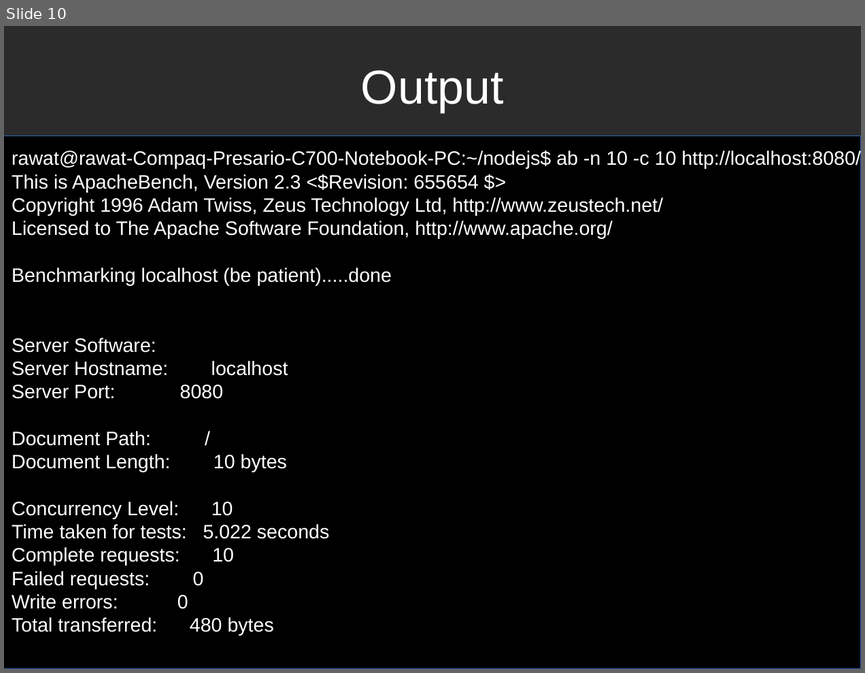
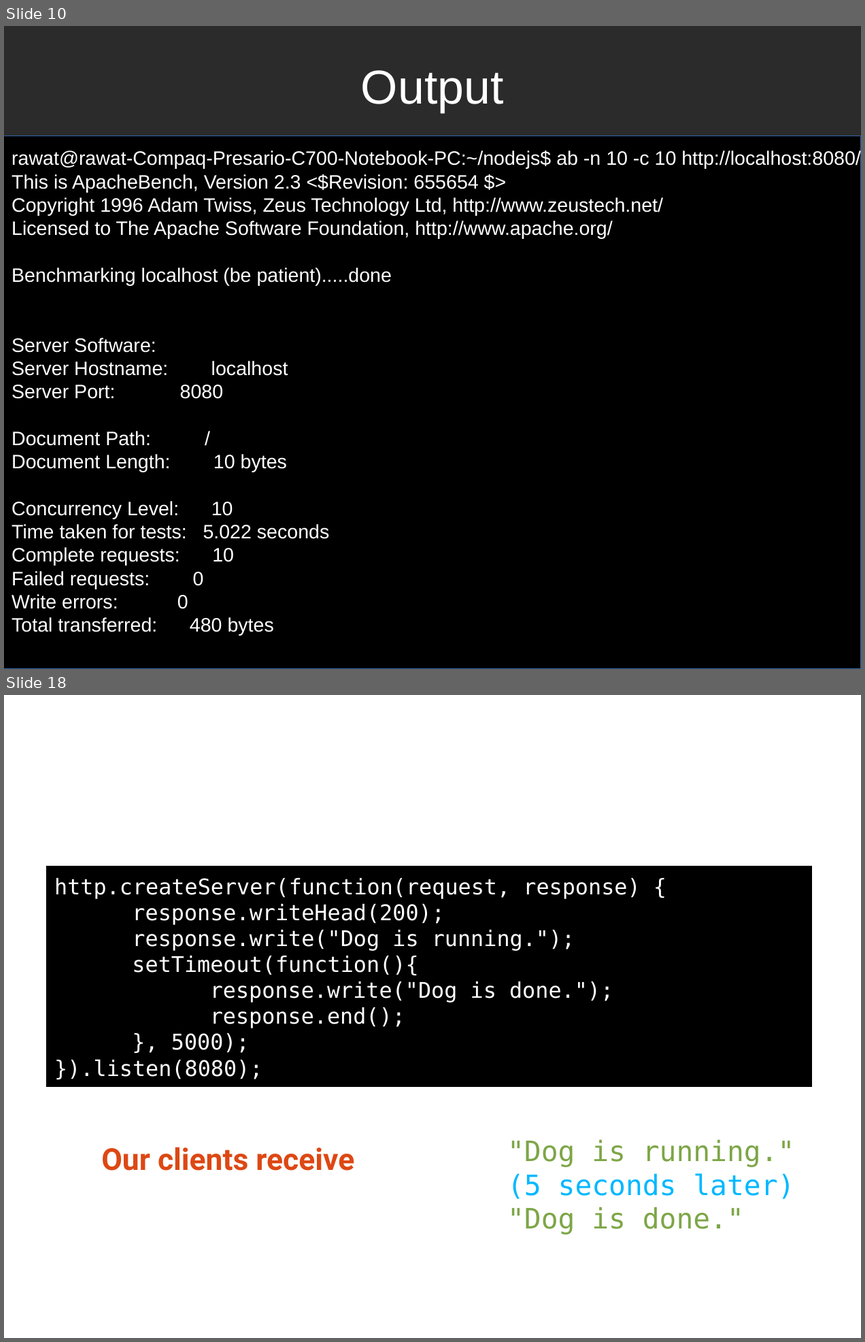
Before and after one commit to pkrawat1/nodejs, a slide deck: josh_talk.odp. Shown one above the other, each under a label of ours: slide 10 before the commit, slides 10 and 18 after it; the slides between them are not shown. The pictures are 865x673 and 865x1342 pixels, drawn with LibreOffice and Linux fonts; fonts in the diff are those of the drawing; background and template pictures are left out; a plain dark background stands for a picture behind light text. Boxes give left, top, right and bottom in pixels: in the first picture for what was removed or moved away, otherwise in the second. Text is boxed around its words. In the diff, an @@ line names an element or a change of style, - is before the commit and + after.

```diff
--- a/josh_talk.odp
+++ b/josh_talk.odp
@@ slide 18 added at (x1=4, y1=695, x2=861, y2=1338), background picture (left out) @@
@@ title added at (x1=47, y1=721, x2=818, y2=787), 44 pt, text #FFFFFF @@
+STREAMING RESPONSE
@@ rectangle added at (x1=47, y1=866, x2=812, y2=1086), fill #000000, outline #000000 0 pt, 20 pt, text #FFFFFF @@
+http.createServer(function(request, response) {
+response.writeHead(200);
+response.write("Dog is running.");
+setTimeout(function(){
+response.write("Dog is done.");
+response.end();
+}, 5000);
+}).listen(8080);
@@ text added at (x1=507, y1=1139, x2=795, y2=1234), 26 pt, text #7DA647 @@
+"Dog is running."
+(5 seconds later)
+"Dog is done."
@@ text added at (x1=101, y1=1147, x2=354, y2=1170), 28 pt, text #DD4814, bold @@
+Our clients receive
```
Also in this commit, not shown: 13 other slides added, 1 slide removed, 2 other files.
